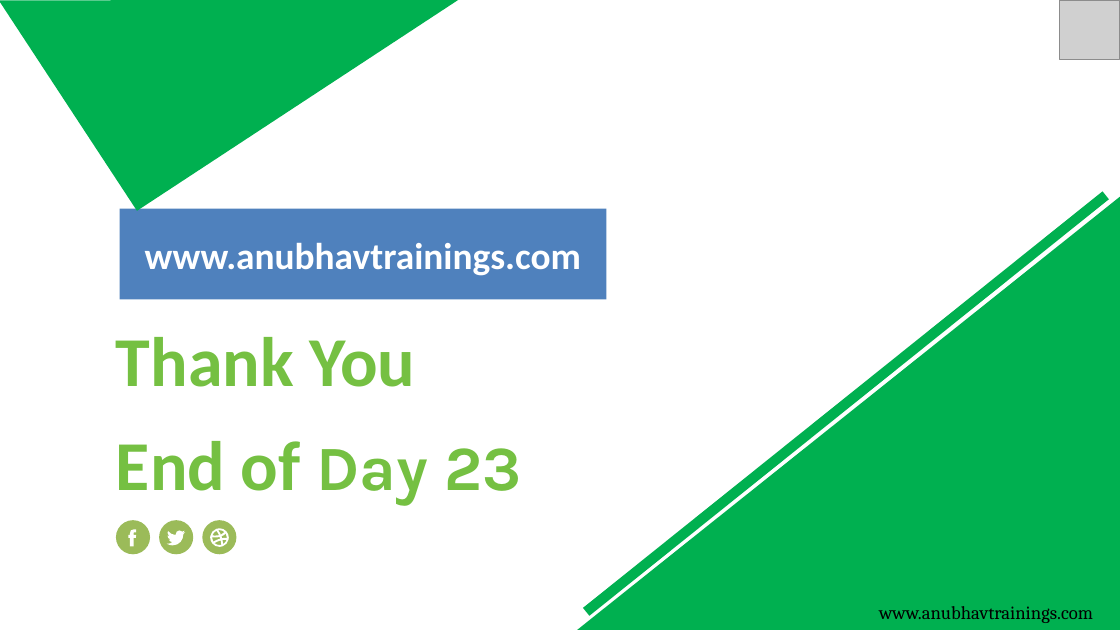
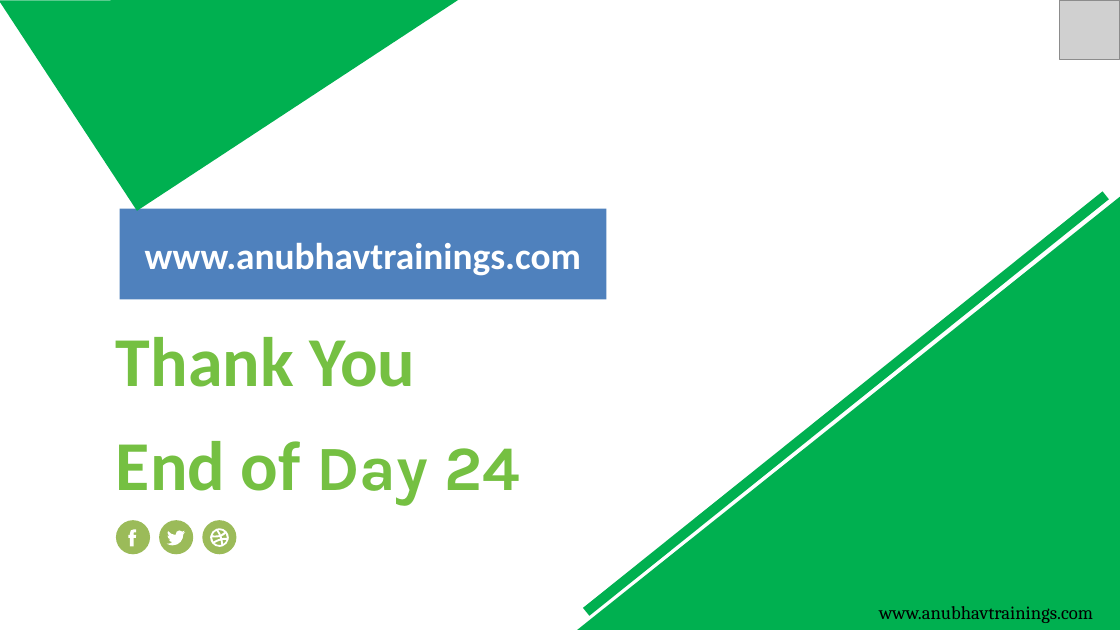
Before and after one commit to soyuztechnologies/SAP_Build_End_to_End, a slide deck: slide 14 of Day 24/SAP Build Training Day 24.pptx (slide 13 before the commit). Drawn at 1120x630 pixels with LibreOffice and Linux fonts; fonts in the diff are those of the drawing; grey boxes stand for pictures; background and template pictures are left out. Boxes give left, top, right and bottom in pixels: in the first picture for what was removed or moved away, otherwise in the second. Text is boxed around its words. In the diff, an @@ line names an element or a change of style, - is before the commit and + after.

```diff
--- a/Day 24/SAP Build Training Day 24.pptx
+++ b/Day 24/SAP Build Training Day 24.pptx
@@ text at <box>116,441,520,506</box>: text changed @@
-End of Day 23
+End of Day 24
```
Also in this commit, not shown: 1 other slide changed, 1 slide added, 5 other files.
